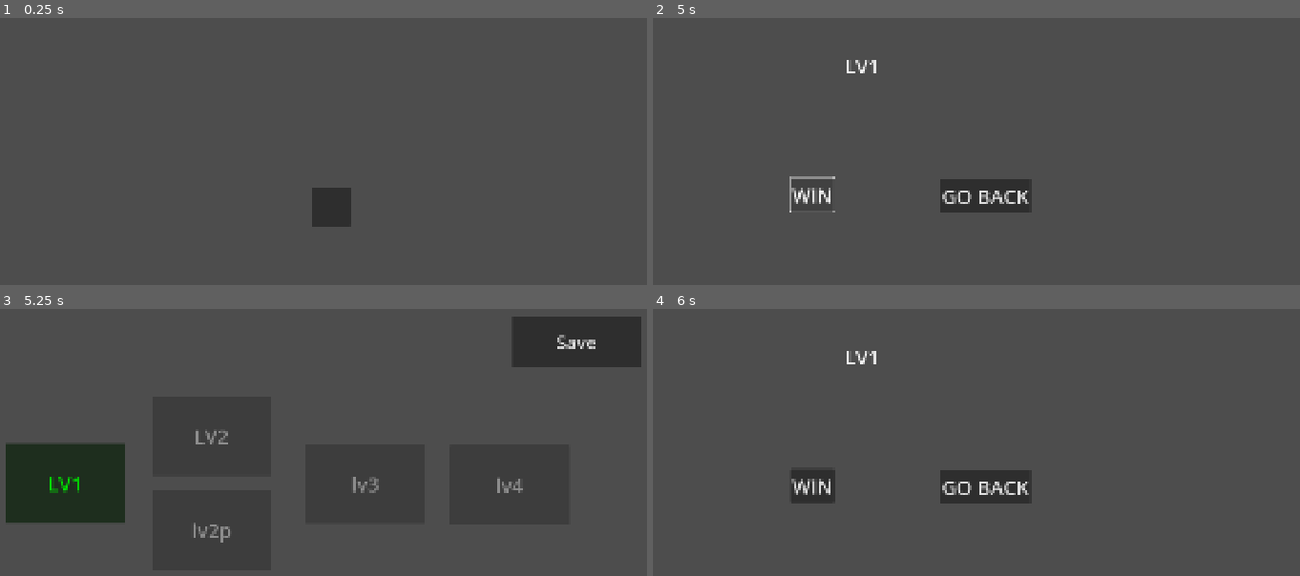
Above: before the commit, frames 1-4 (two rows, left to right).
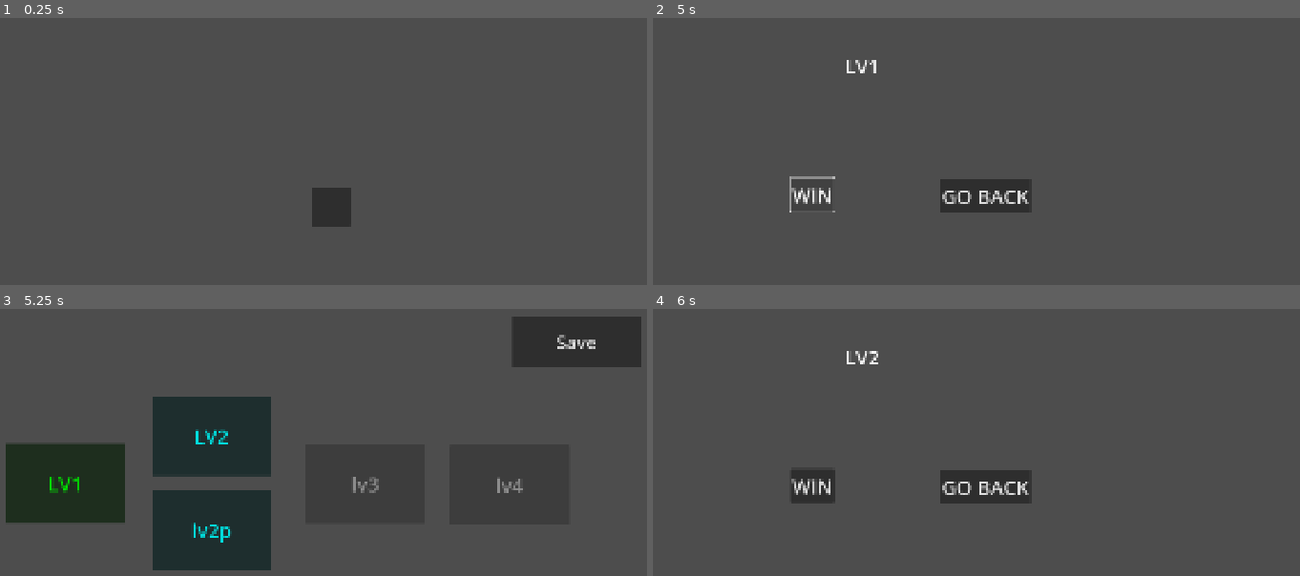
Above: after the commit, the same moments.

Repository: diablohumastudio/NvC-Data-Systems
Game: Godot game, scene res://main.tscn
Same seed, same stepped clock (60 frames per second), same inputs: the game is played once before the commit and once after it.
Inputs (mouse positions are in pixels of both pictures, inside the frame that each line leads up to):
- Up to frame 1 (0.25 s): no input
- Up to frame 2 (5 s): click (982, 207) at 0.5 s; click "Save" at 1.25 s; click "LV1" at 2 s; click "WIN" at 2.75 s; click "WIN" at 3.5 s; click "WIN" at 4.25 s
- Up to frame 3 (5.25 s): click "GO BACK" at 5 s
- Up to frame 4 (6 s): click "LV1" (after the commit: "LV2") at 5.75 s

Frames 1-2 are identical in both runs. In frame 3, 11% of the frame differs, in the area x 23-42%, y 32-98%; in frame 4, less than 0.1%.
Error before the commit: Parse Error: Expected indented block after "else" block. (res://global_systems/user_data_system/user_data_system.gd:13)

Commit message:
multiple user soported

Diff:
--- /dev/null
+++ b/global_systems/user_data_system/user_credential.gd
@@ -0,0 +1,8 @@
+class_name UserCredentials extends Resource
+
+@export_storage var user_name: String
+@export_storage var password: String
+
+func _init(_user_name: String = "DefaultUser", _password: String = "xxx") -> void:
+	user_name = _user_name
+	password = _password
--- a/global_systems/user_data_system/user_data.gd
+++ b/global_systems/user_data_system/user_data.gd
@@ -1,3 +1,4 @@
 class_name UserData extends Resource
 
-@export var progress: UserProgress = UserProgress.new()
+@export_storage var user_name: String = ""
+@export_storage var progress: UserProgress = UserProgress.new()
--- a/global_systems/user_data_system/user_data_system.gd
+++ b/global_systems/user_data_system/user_data_system.gd
@@ -1,17 +1,33 @@
 extends Node
 
-const _FILE_NAME : String = "user://user_data.tres"
+const _USERS_CREDENTIALS_FILE_PATH : String = "user://users.tres"
+const _USER_FILE_BASE: String = "user://"
 
-var user_data: UserData
+var users_credentials: UsersCredentials
+var current_user_data: UserData
 
 func _ready() -> void:
-	load_user_data()
+	initialize_current_user_data()
 
-func load_user_data():
-	if ResourceLoader.exists(_FILE_NAME):
-		user_data = load(_FILE_NAME)
+func initialize_current_user_data():
+	if ResourceLoader.exists(_USERS_CREDENTIALS_FILE_PATH):
+		users_credentials = load(_USERS_CREDENTIALS_FILE_PATH)
+		var current_user_credentials: UserCredentials = users_credentials.credentials[users_credentials.current_user_index]
+		current_user_data = load(_USER_FILE_BASE + current_user_credentials.user_name + ".tres")
 	else:
+		users_credentials = UsersCredentials.new()
+		var new_user_credentials: UserCredentials = UserCredentials.new()
+		current_user_data = create_user_data(new_user_credentials)
+		users_credentials.credentials.append(new_user_credentials)
+		users_credentials.current_user_index = 0
+
+func create_user_data(user_credentials: UserCredentials) -> UserData:
+	var _user_data: UserData
+	_user_data = UserData.new()
+	_user_data.user_name = user_credentials.user_name
 	_user_data.progress.ud_levels = _create_ud_levels_from_res_files()
+	return _user_data
+
 func _create_ud_levels_from_res_files() -> Array[UDLevel]:
 	var _ud_levels: Array[UDLevel]
 	var dir := DirAccess.open("res://data/ud_levels/data/")
@@ -26,5 +42,6 @@
 	return _ud_levels
 
 func save_to_disk() -> void:
-	var result := ResourceSaver.save(user_data, _FILE_NAME)
+	var result := ResourceSaver.save(current_user_data, _USER_FILE_BASE + current_user_data.user_name + ".tres")
 	assert(result == OK)
+	result = ResourceSaver.save(users_credentials, _USERS_CREDENTIALS_FILE_PATH)
--- /dev/null
+++ b/global_systems/user_data_system/users_credentials.gd
@@ -0,0 +1,4 @@
+class_name UsersCredentials extends Resource
+
+@export_storage var credentials: Array[UserCredentials] = []
+@export_storage var current_user_index: int = 0
Not shown, added: global_systems/user_data_system/user_credential.gd.uid
Not shown, added: global_systems/user_data_system/users_credentials.gd.uid
